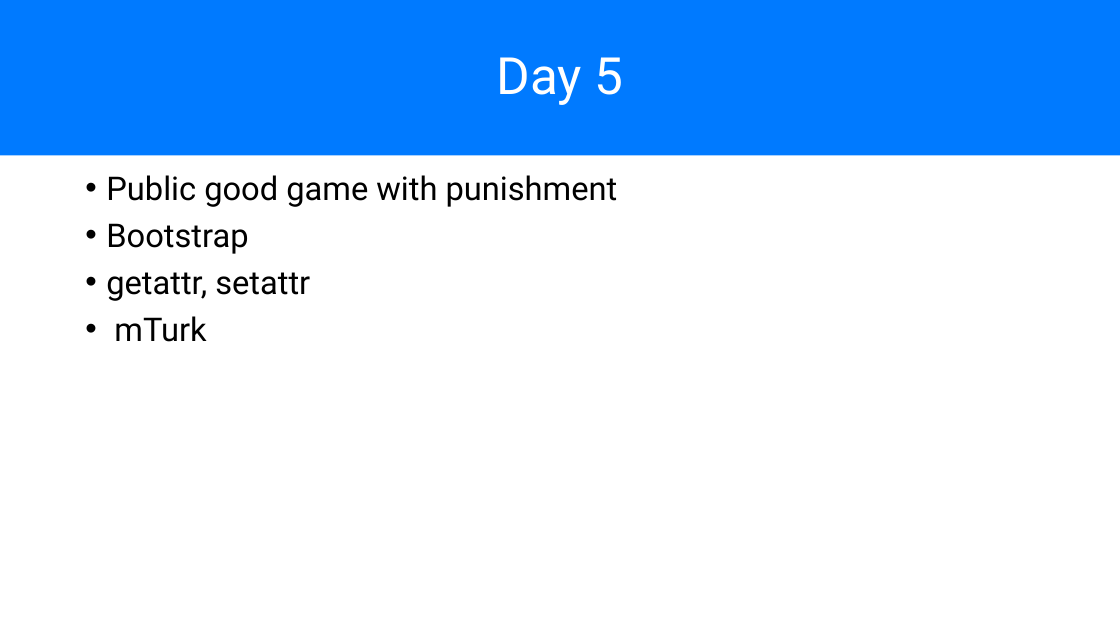
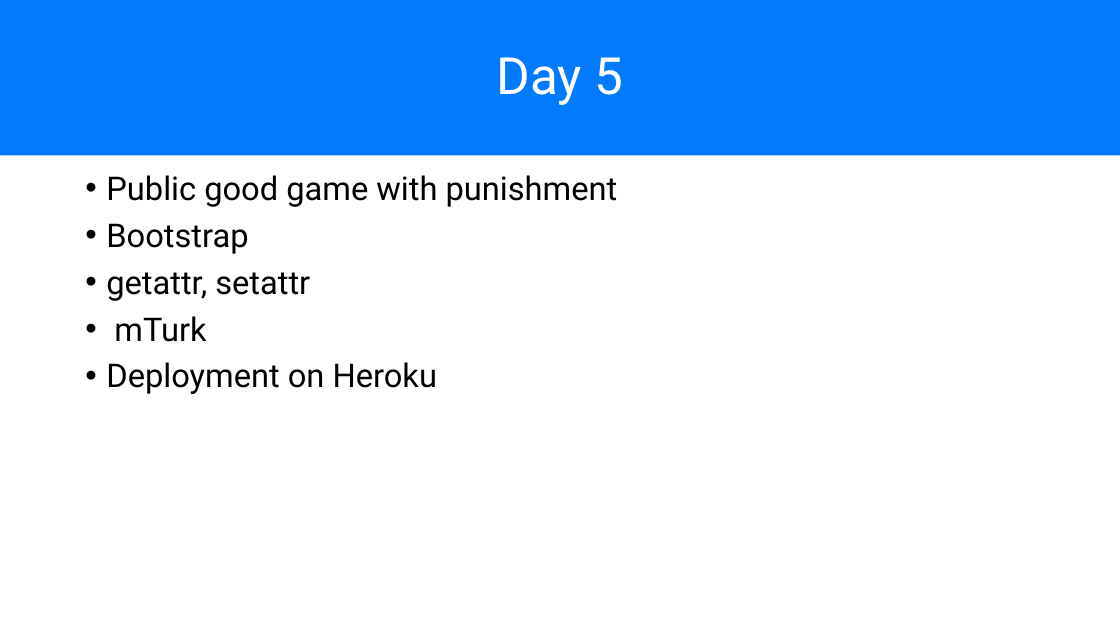
Before and after one commit to chapkovski/uncertainty-summer-school, a slide deck: slide 6 of presentations/frankfurt_july_2019 day1.pptx. Drawn at 1120x630 pixels with LibreOffice and Linux fonts; fonts in the diff are those of the drawing. Boxes give left, top, right and bottom in pixels: in the first picture for what was removed or moved away, otherwise in the second. Text is boxed around its words. In the diff, an @@ line names an element or a change of style, - is before the commit and + after.

```diff
--- a/presentations/frankfurt_july_2019 day1.pptx
+++ b/presentations/frankfurt_july_2019 day1.pptx
@@ text at (x1=106, y1=362, x2=437, y2=394): paragraph added @@
+• Deployment on Heroku
```
Also in this commit, not shown: 6 other files.
